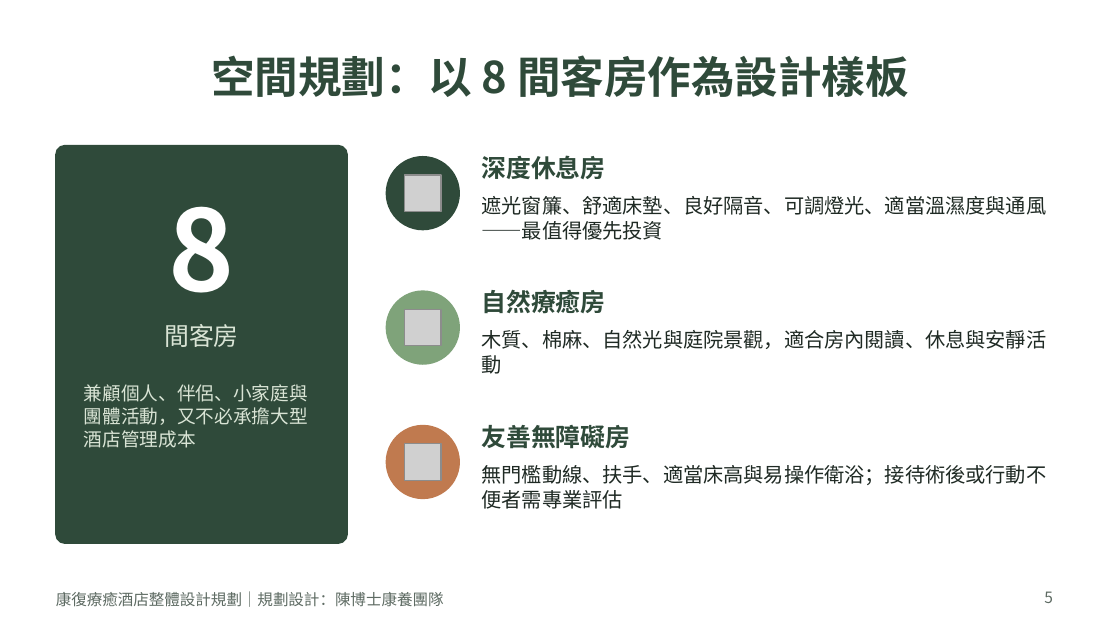
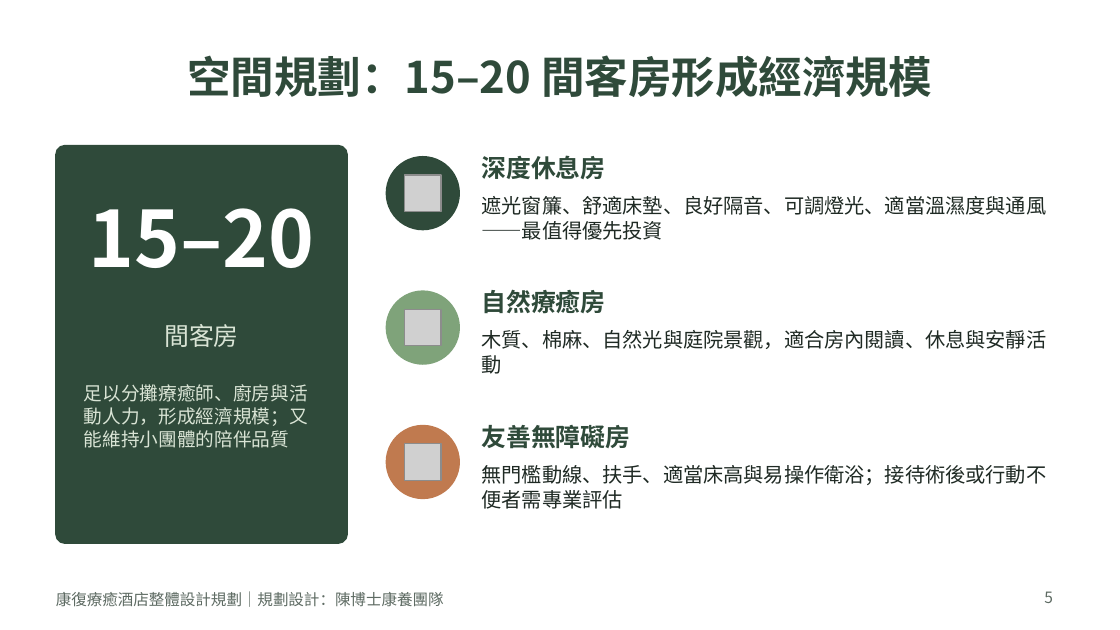
Before and after one commit to yes039/yes039, a slide deck: slide 5 of 康復療癒酒店整體設計規劃.pptx. Drawn at 1120x630 pixels with LibreOffice and Linux fonts; fonts in the diff are those of the drawing; grey boxes stand for pictures. Boxes give left, top, right and bottom in pixels: in the first picture for what was removed or moved away, otherwise in the second. Text is boxed around its words. In the diff, an @@ line names an element or a change of style, - is before the commit and + after.

```diff
--- a/康復療癒酒店整體設計規劃.pptx
+++ b/康復療癒酒店整體設計規劃.pptx
@@ title at (187, 55, 932, 97): text changed @@
-空間規劃：以 8 間客房作為設計樣板
+空間規劃：15–20 間客房形成經濟規模
@@ text at (89, 208, 315, 268): text changed; size 72 to 50 pt @@
-8
+15–20
@@ text at (84, 384, 308, 448): text changed @@
-兼顧個人、伴侶、小家庭與團體活動，又不必承擔大型酒店管理成本
+足以分攤療癒師、廚房與活動人力，形成經濟規模；又能維持小團體的陪伴品質
```
Also in this commit, not shown: 1 other slide changed, 1 slide added, 1 other file.
